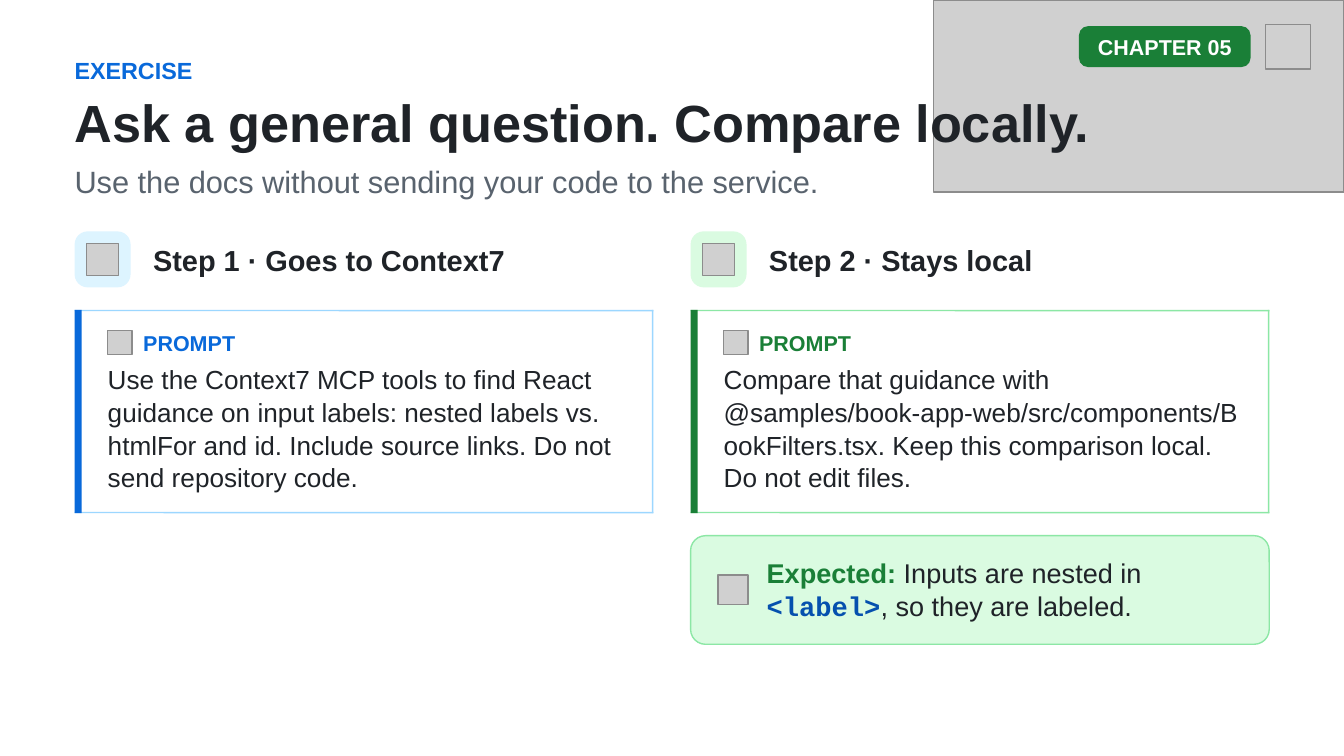
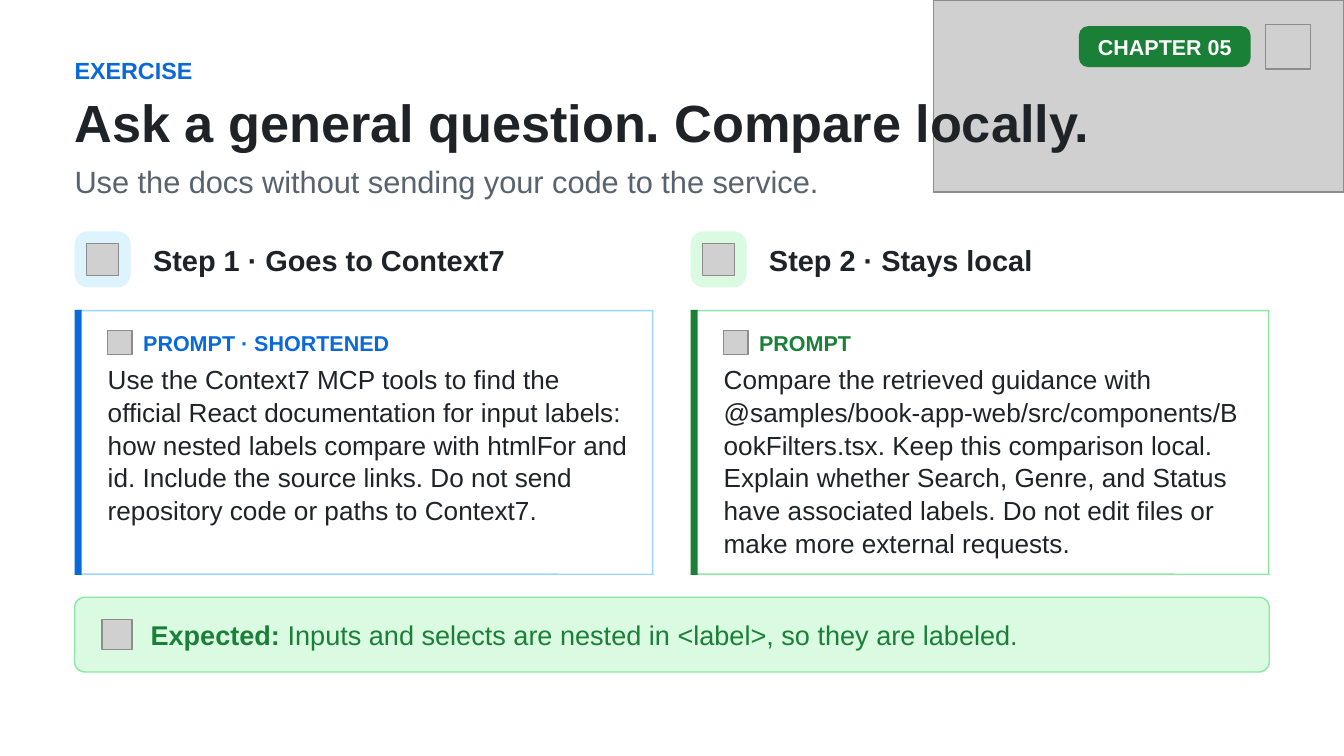
Before and after one commit to github/copilot-app-for-beginners, a slide deck: slide 10 of slides/05-mcp-plugins.pptx (slide 9 before the commit). Drawn at 1344x756 pixels with LibreOffice and Linux fonts; fonts in the diff are those of the drawing; grey boxes stand for pictures. Boxes give left, top, right and bottom in pixels: in the first picture for what was removed or moved away, otherwise in the second. Text is boxed around its words. In the diff, an @@ line names an element or a change of style, - is before the commit and + after.

```diff
--- a/slides/05-mcp-plugins.pptx
+++ b/slides/05-mcp-plugins.pptx
@@ rounded rectangle: place and size @@
-rounded rectangle at (75, 310, 655, 513)
+rounded rectangle at (75, 310, 655, 575)
@@ line moved from (78, 310) - (78, 513) to (78, 310) - (78, 575) @@
@@ line moved from (653, 310) - (653, 513) to (653, 310) - (653, 575) @@
@@ rounded rectangle: place and size @@
-rounded rectangle at (691, 310, 1270, 513)
+rounded rectangle at (691, 310, 1270, 575)
@@ line moved from (694, 310) - (694, 513) to (694, 310) - (694, 575) @@
@@ line moved from (1269, 310) - (1269, 513) to (1269, 310) - (1269, 575) @@
@@ text at (143, 336, 389, 352): text changed @@
-PROMPT
+PROMPT · SHORTENED
@@ text at (108, 370, 627, 526): text changed @@
-Use the Context7 MCP tools to find React guidance on input labels: nested labels vs. htmlFor and id. Include source links. Do not send repository code.
+Use the Context7 MCP tools to find the official React documentation for input labels: how nested labels compare with htmlFor and id. Include the source links. Do not send repository code or paths to Context7.
@@ text at (724, 370, 1238, 559): text changed @@
-Compare that guidance with @samples/book-app-web/src/components/BookFilters.tsx. Keep this comparison local. Do not edit files.
+Compare the retrieved guidance with @samples/book-app-web/src/components/BookFilters.tsx. Keep this comparison local. Explain whether Search, Genre, and Status have associated labels. Do not edit files or make more external requests.
@@ line moved from (75, 512) - (653, 512) to (75, 574) - (653, 574) @@
@@ rounded rectangle: place and size @@
-rounded rectangle at (691, 536, 1270, 645)
+rounded rectangle at (75, 597, 1270, 672)
@@ line moved from (691, 512) - (1269, 512) to (691, 574) - (1269, 574) @@
@@ picture: place and size @@
-picture at (718, 575, 747, 605)
+picture at (102, 620, 132, 649)
@@ text at (151, 625, 1018, 650): text changed; text colour #1F2328 to #1A7F37 @@
-Expected: Inputs are nested in <label>, so they are labeled.
+Expected: Inputs and selects are nested in <label>, so they are labeled.
```
Also in this commit, not shown: 7 other slides changed, 1 slide added, 7 other files.
